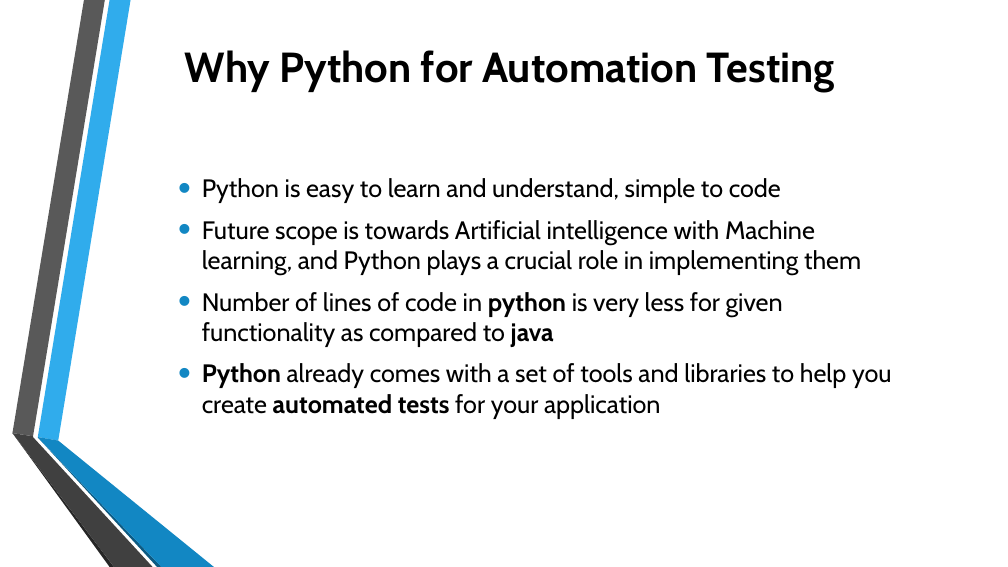
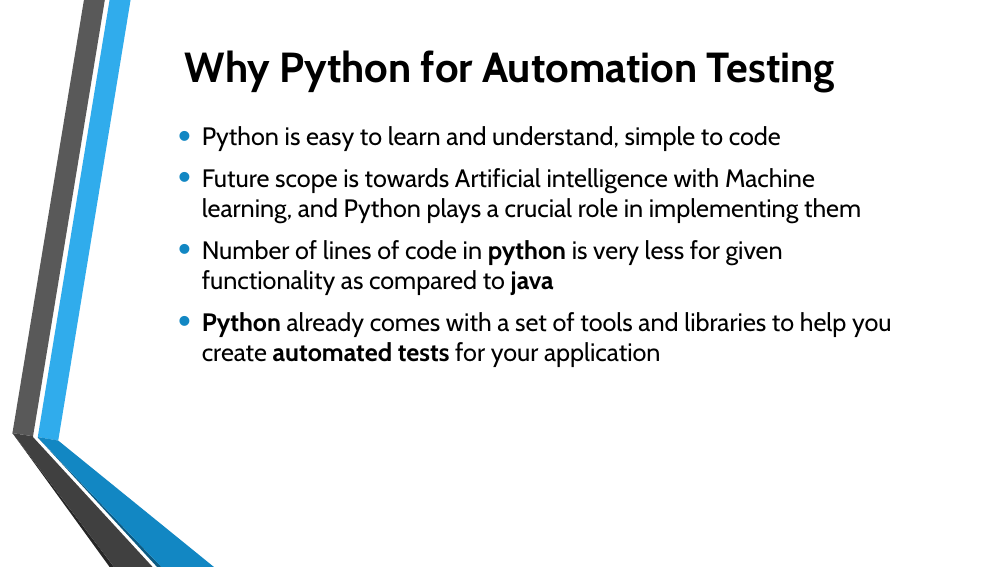
Before and after one commit to Pammugs/PyselAutomation, a slide deck: slide 8 of Selenium pytest framework.pptx (slide 7 before the commit). Drawn at 1008x567 pixels with LibreOffice and Linux fonts; fonts in the diff are those of the drawing; background and template pictures are left out. Boxes give left, top, right and bottom in pixels: in the first picture for what was removed or moved away, otherwise in the second. Text is boxed around its words. In the diff, an @@ line names an element or a change of style, - is before the commit and + after.

```diff
--- a/Selenium pytest framework.pptx
+++ b/Selenium pytest framework.pptx
@@ text "Python is easy to learn ..." at (x1=202, y1=126, x2=892, y2=367): vertical alignment middle to top @@
```
Also in this commit, not shown: 4 other slides changed, 2 slides added.
